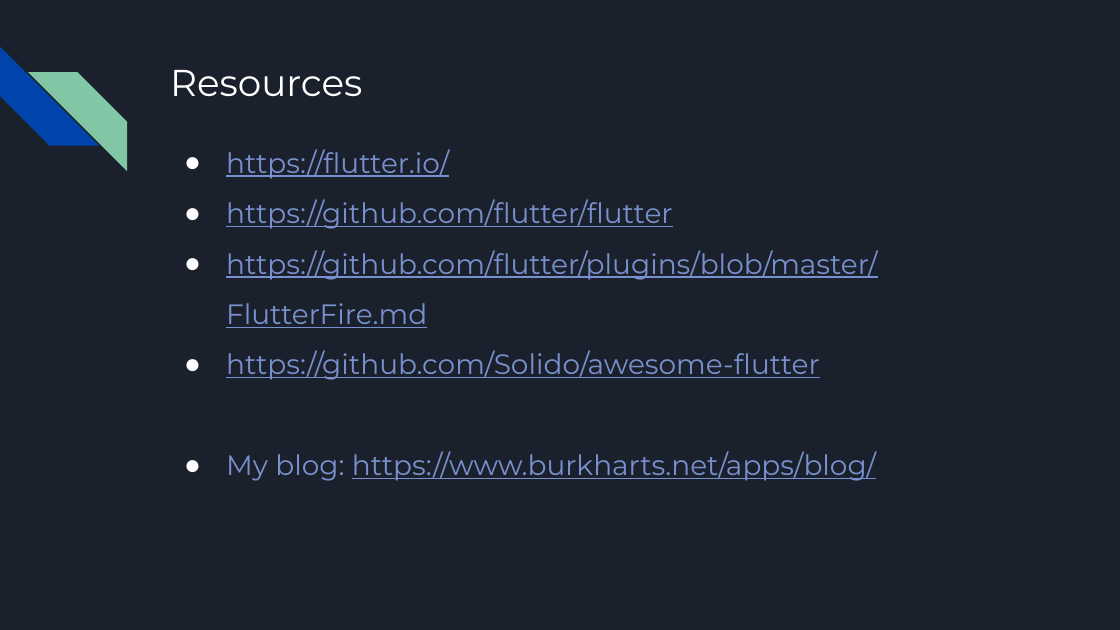
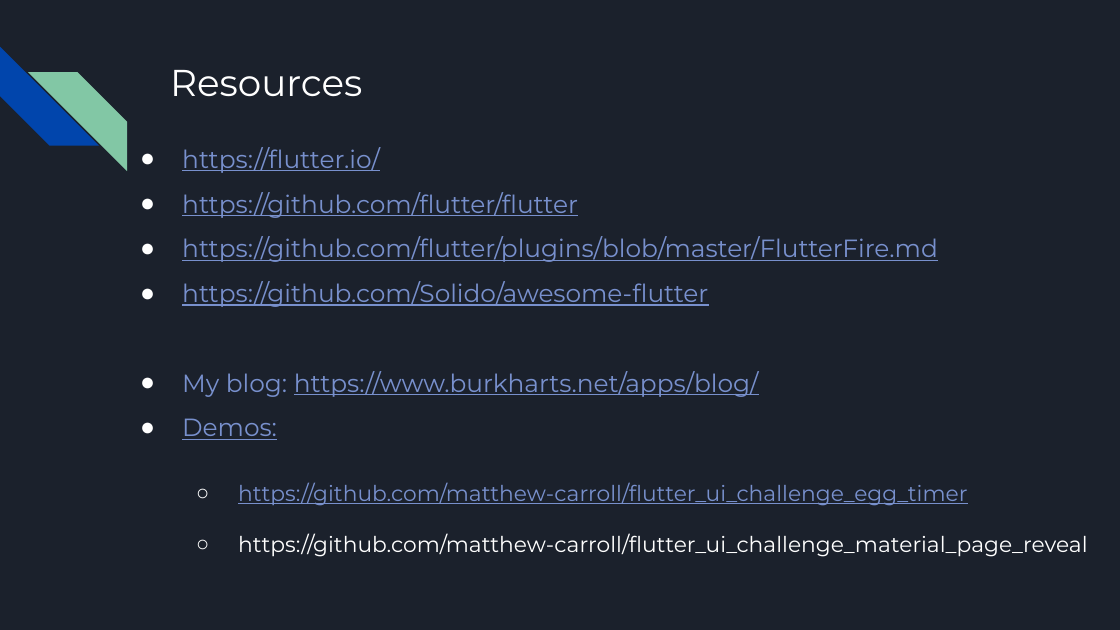
Before and after one commit to escamoteur/Cologne-Flutter-Meetup, a slide deck: slide 25 of Cologne-Meetup.pptx. Drawn at 1120x630 pixels with LibreOffice and Linux fonts; fonts in the diff are those of the drawing. Boxes give left, top, right and bottom in pixels: in the first picture for what was removed or moved away, otherwise in the second. Text is boxed around its words. In the diff, an @@ line names an element or a change of style, - is before the commit and + after.

```diff
--- a/Cologne-Meetup.pptx
+++ b/Cologne-Meetup.pptx
@@ text "https://flutter.io/" moved from (x1=226, y1=149, x2=877, y2=481) to (x1=182, y1=147, x2=1087, y2=557) @@
@@ text at (x1=182, y1=147, x2=938, y2=397): size 18 to 16 pt in "https://flutter.io/", "https://github.com/flutter/flutter", "https://github.com/flutter/plugins/blob/master/FlutterFire.m ...", "https://github.com/Solido/awesome-flutter" and 1 more places @@
@@ text at (x1=182, y1=418, x2=1087, y2=557): paragraphs added @@
+● Demos:
+  ○ https://github.com/matthew-carroll/flutter_ui_challenge_egg_timer
+  ○ https://github.com/matthew-carroll/flutter_ui_challenge_material_page_reveal
```
Also in this commit, not shown: 2 other slides changed, 1 other file.
